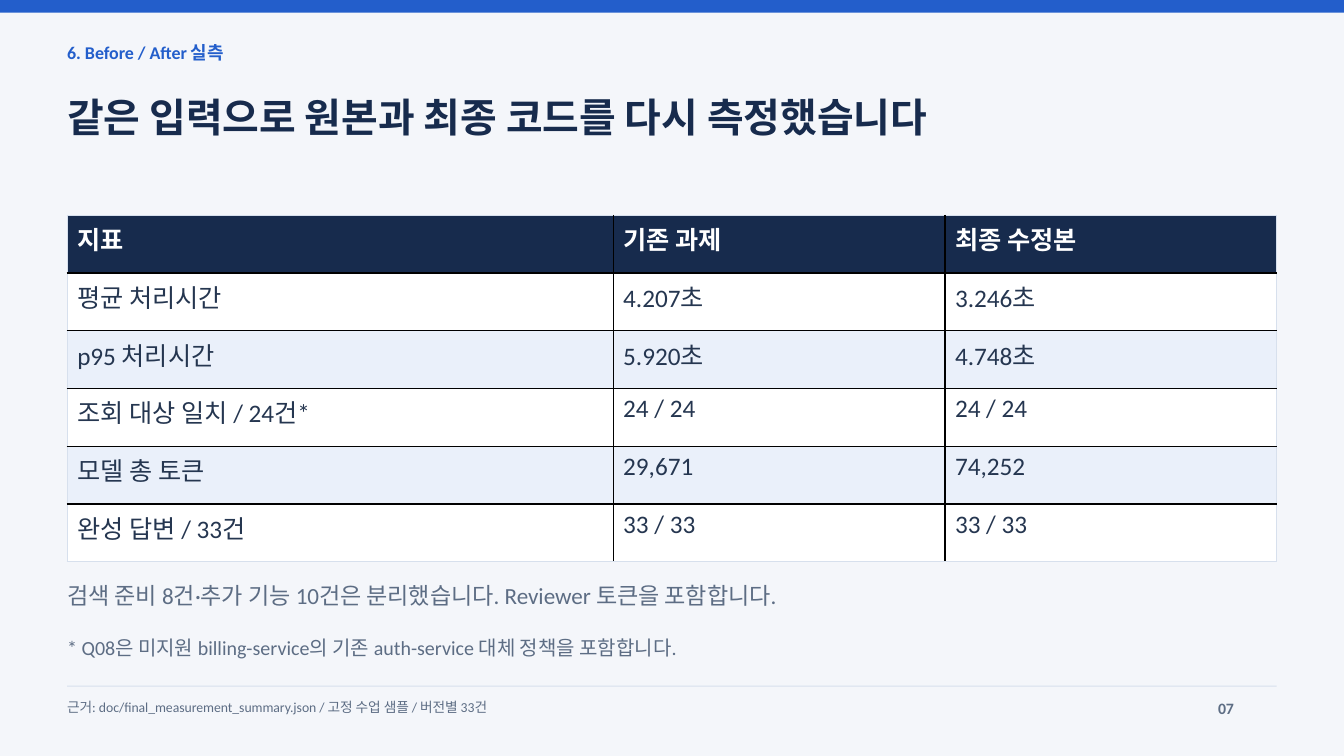
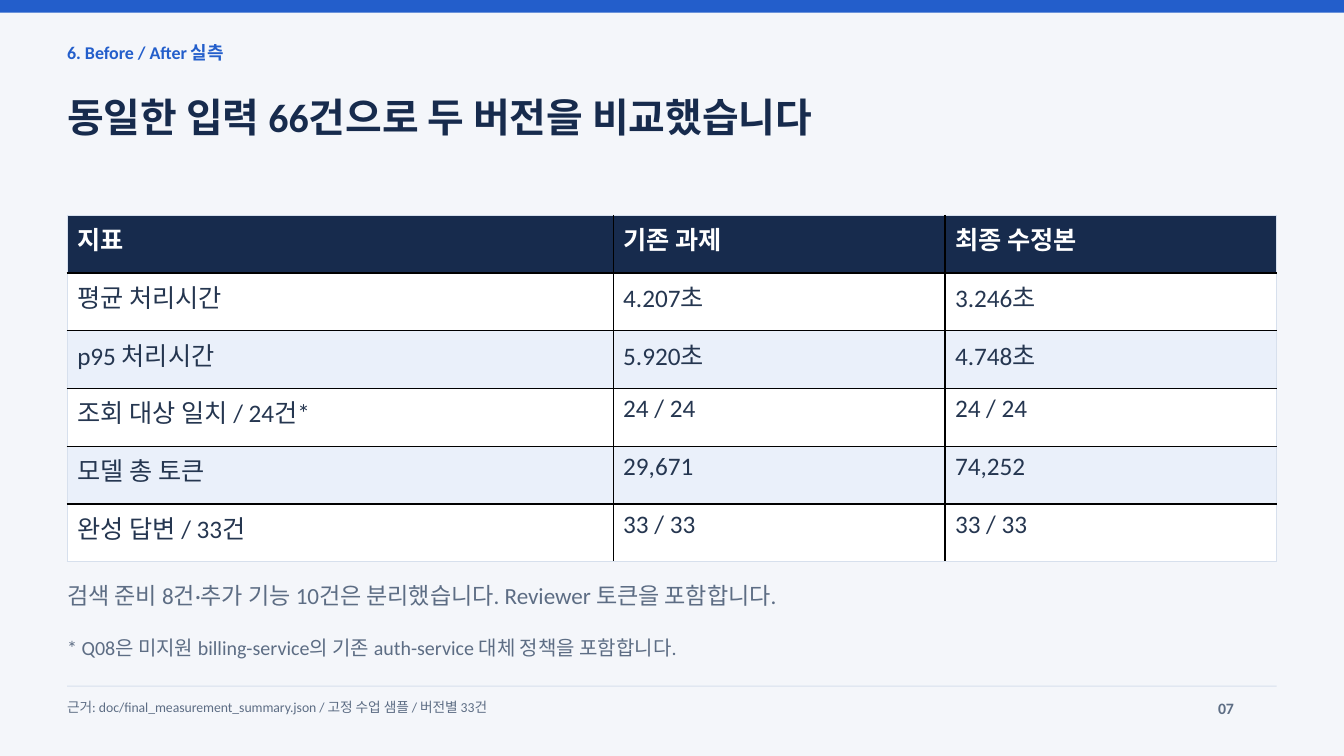
Before and after one commit to jeonginlee09-cpu/skala-ai-mini_project, a slide deck: slide 7 of output/AI_Agent_개선_최종발표.pptx. Drawn at 1344x756 pixels with LibreOffice and Linux fonts; fonts in the diff are those of the drawing. Boxes give left, top, right and bottom in pixels: in the first picture for what was removed or moved away, otherwise in the second. Text is boxed around its words. In the diff, an @@ line names an element or a change of style, - is before the commit and + after.

```diff
--- a/output/AI_Agent_개선_최종발표.pptx
+++ b/output/AI_Agent_개선_최종발표.pptx
@@ text at box(67, 98, 812, 136): text changed @@
-같은 입력으로 원본과 최종 코드를 다시 측정했습니다
+동일한 입력 66건으로 두 버전을 비교했습니다
```
Also in this commit, not shown: 8 other slides changed, 12 other files.
